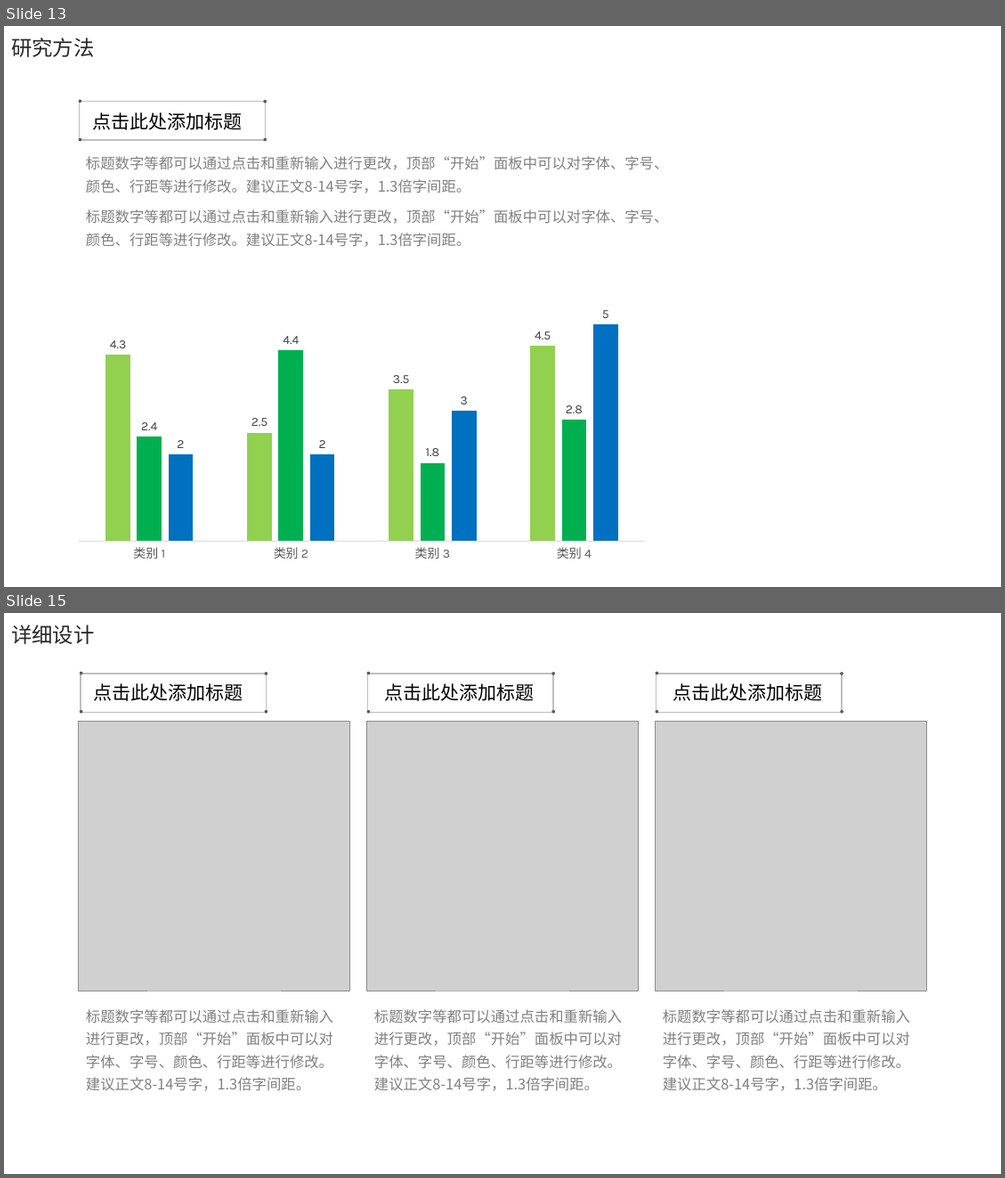
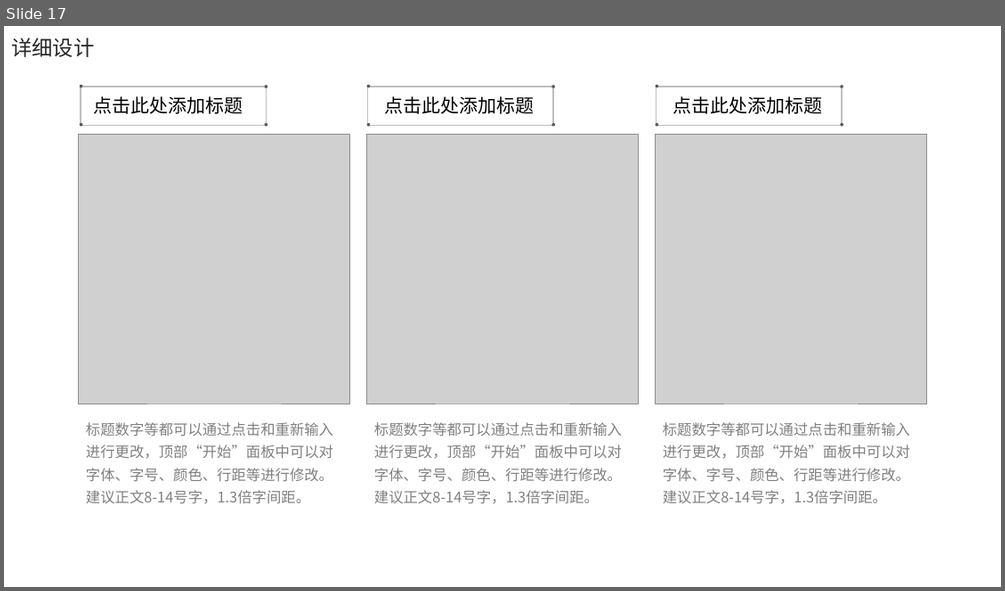
Before and after one commit to electronic-shopping-mall/liuyue, a slide deck: 答辩PPT.pptx. Shown one above the other, each under a label of ours: slides 13 and 15 before the commit, slide 17 after it; the slides between them are not shown. The pictures are 1005x1178 and 1005x591 pixels, drawn with LibreOffice and Linux fonts; fonts in the diff are those of the drawing; grey boxes stand for pictures; background and template pictures are left out. Boxes give left, top, right and bottom in pixels: in the first picture for what was removed or moved away, otherwise in the second. Text is boxed around its words. In the diff, an @@ line names an element or a change of style, - is before the commit and + after.

```diff
--- a/答辩PPT.pptx
+++ b/答辩PPT.pptx
@@ slide 13 removed at <box>4,26,1001,587</box>, background #FFFFFF @@
@@ text removed at <box>11,38,94,57</box> @@
-研究方法
@@ group removed at <box>79,99,267,141</box>: 4 ellipses, 1 rectangle @@
@@ text removed at <box>93,112,243,130</box> @@
-点击此处添加标题
@@ text removed at <box>86,156,668,193</box> @@
-标题数字等都可以通过点击和重新输入进行更改，顶部“开始”面板中可以对字体、字号、颜色、行距等进行修改。建议正文8-14号字，1.3倍字间距。
@@ text removed at <box>86,209,668,247</box> @@
-标题数字等都可以通过点击和重新输入进行更改，顶部“开始”面板中可以对字体、字号、颜色、行距等进行修改。建议正文8-14号字，1.3倍字间距。
@@ column chart removed at <box>67,275,657,568</box> @@
-categories: 类别 1, 类别 2, 类别 3, 类别 4
-Series 1: 4.3, 2.5, 3.5, 4.5
-Series 2: 2.4, 4.4, 1.8, 2.8
-Series 3: 2, 2, 3, 5
@@ what was slide 15 is now slide 17 @@
```
Also in this commit, not shown: 2 slides changed, 4 slides added, 3 other slides removed.
